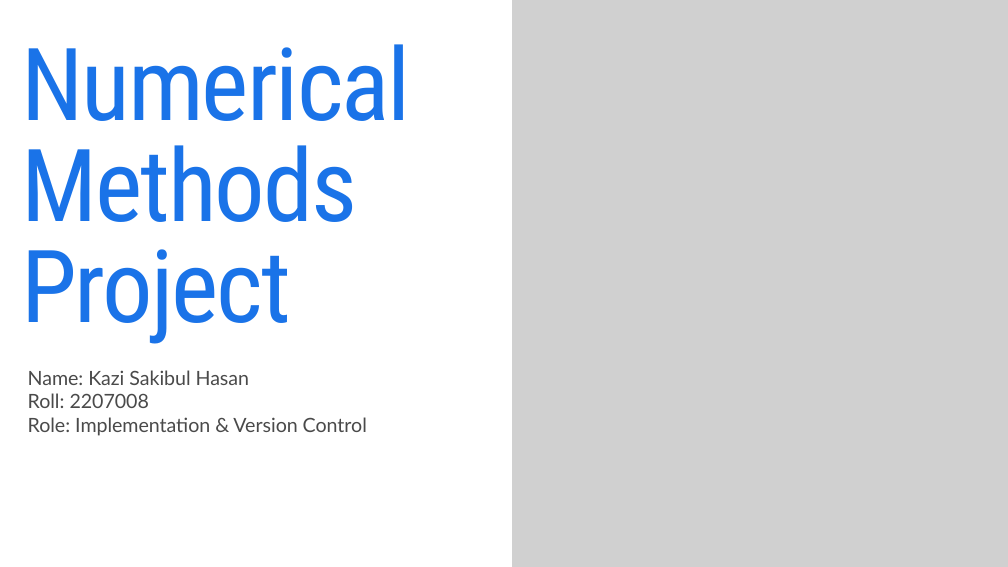
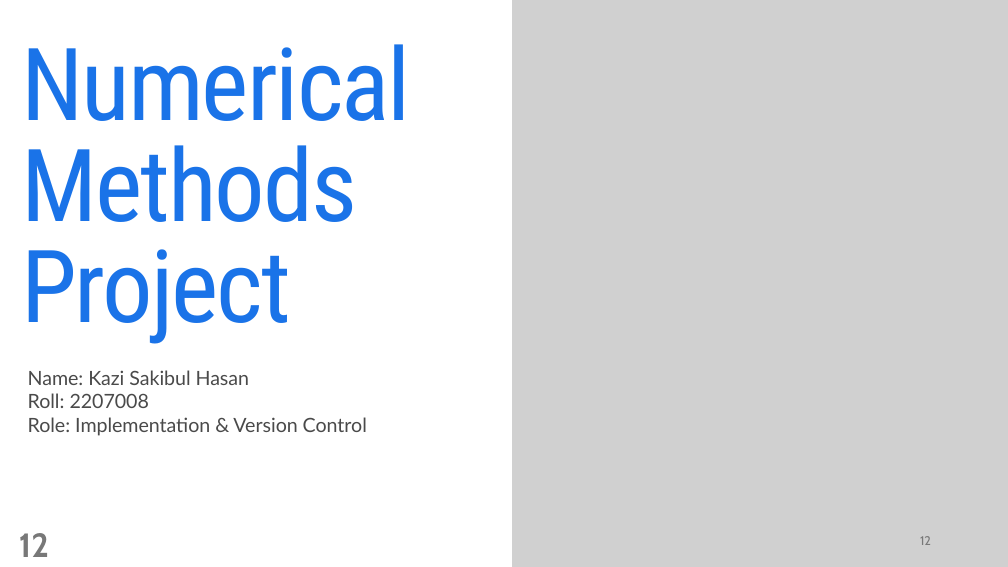
Before and after one commit to Sakib-008/Numerical-Lab-Project, a slide deck: slide 12 of Numerical Presentation (Final).pptx. Drawn at 1008x567 pixels with LibreOffice and Linux fonts; fonts in the diff are those of the drawing; grey boxes stand for pictures. Boxes give left, top, right and bottom in pixels: in the first picture for what was removed or moved away, otherwise in the second. Text is boxed around its words. In the diff, an @@ line names an element or a change of style, - is before the commit and + after.

```diff
--- a/Numerical Presentation (Final).pptx
+++ b/Numerical Presentation (Final).pptx
@@ page number added at bbox=[19, 533, 49, 557], 32 pt, text #797979, bold @@
+12
@@ page number added at bbox=[920, 536, 931, 545], 12 pt, text #797979 @@
+12
```
Also in this commit, not shown: 20 other slides changed, 5 slides added, 4 slides removed.
